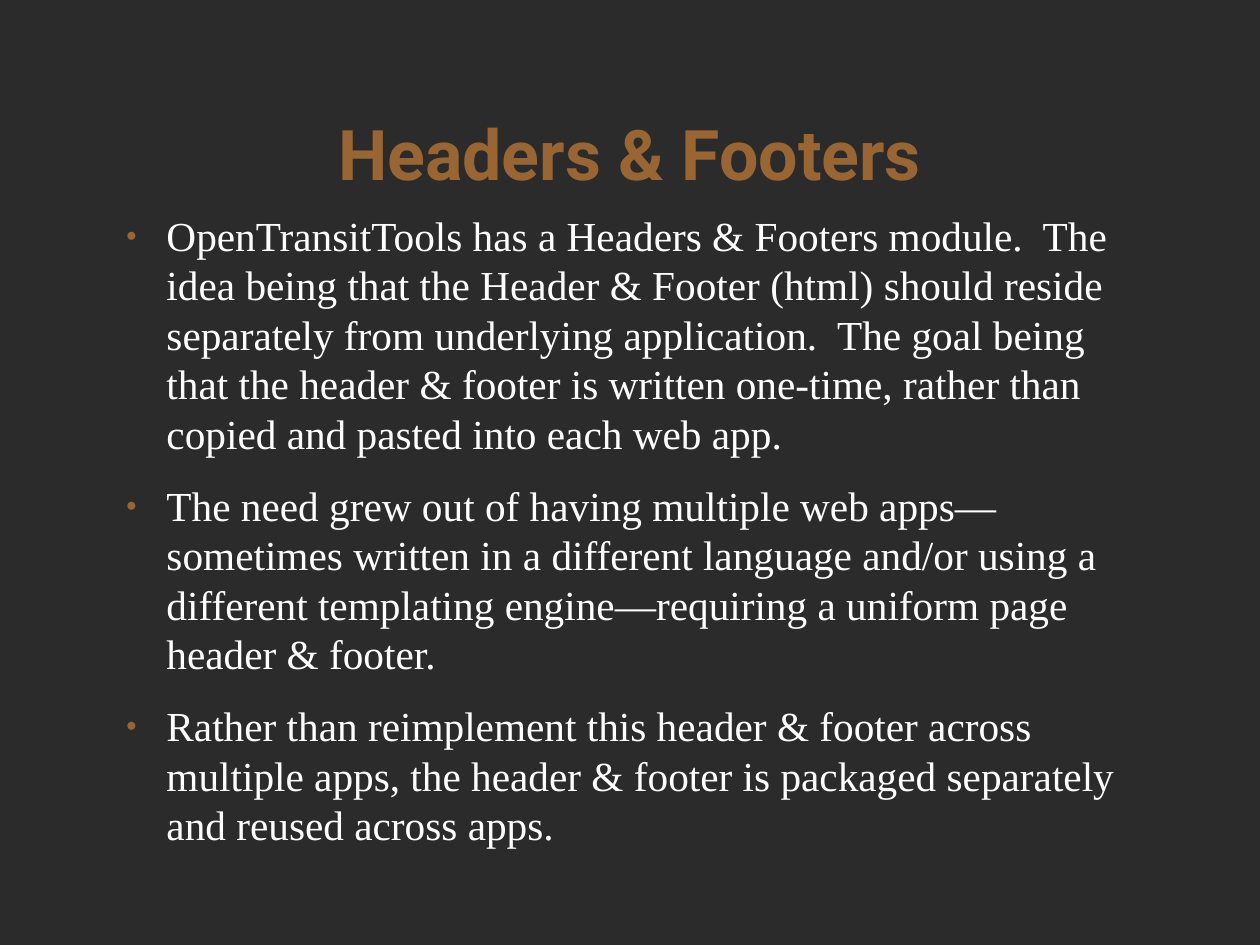
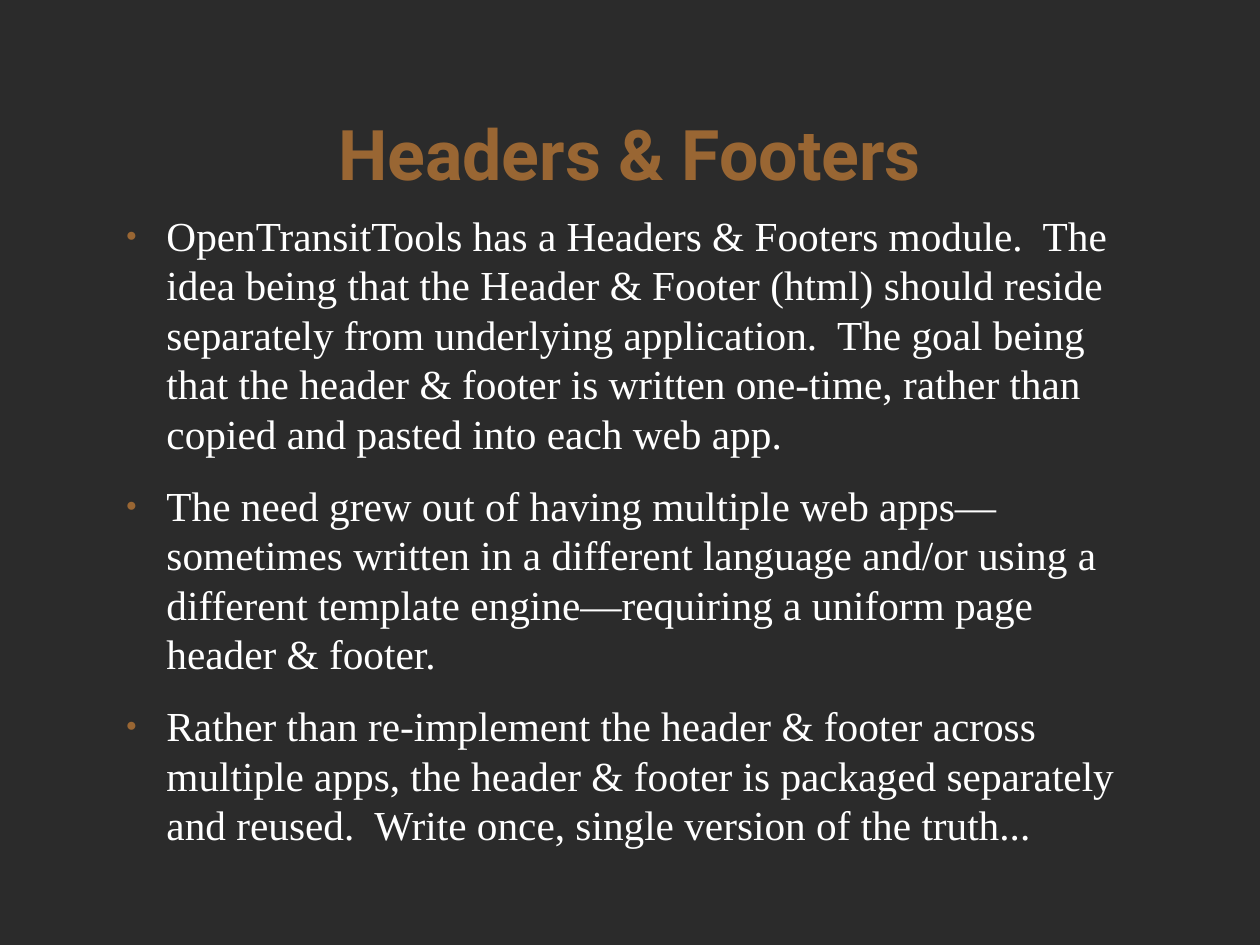
Before and after one commit to OpenTransitTools/view_header_footer, a slide deck: slide 1 of docs/HeadersFooters.odp. Drawn at 1260x945 pixels with LibreOffice and Linux fonts; fonts in the diff are those of the drawing; background and template pictures are left out; a plain dark background stands for a picture behind light text. Boxes give left, top, right and bottom in pixels: in the first picture for what was removed or moved away, otherwise in the second. Text is boxed around its words. In the diff, an @@ line names an element or a change of style, - is before the commit and + after.

```diff
--- a/docs/HeadersFooters.odp
+++ b/docs/HeadersFooters.odp
@@ text at [166, 492, 1114, 849]: text changed @@
-● The need grew out of having multiple web apps—sometimes written in a different language and/or using a different templating engine—requiring a uniform page header & footer.
-● Rather than reimplement this header & footer across multiple apps, the header & footer is packaged separately and reused across apps.
+● The need grew out of having multiple web apps—sometimes written in a different language and/or using a different template engine—requiring a uniform page header & footer.
+● Rather than re-implement the header & footer across multiple apps, the header & footer is packaged separately and reused. Write once, single version of the truth...
```
Also in this commit, not shown: 1 other slide changed, 2 slides added.
